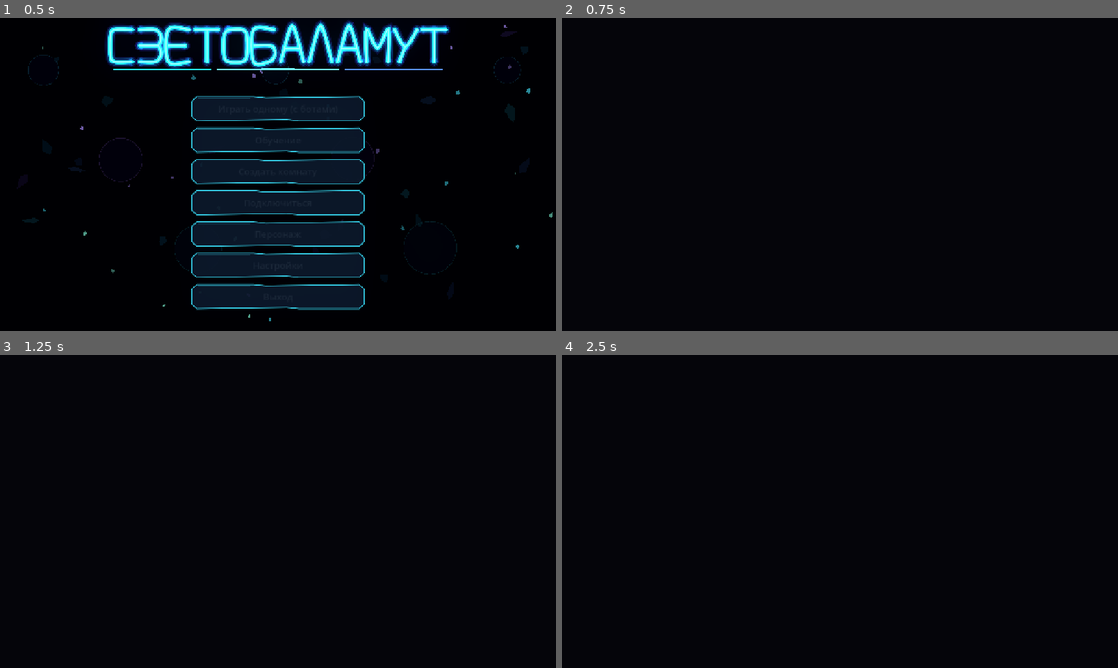
Above: before the commit, frames 1-4 (two rows, left to right).
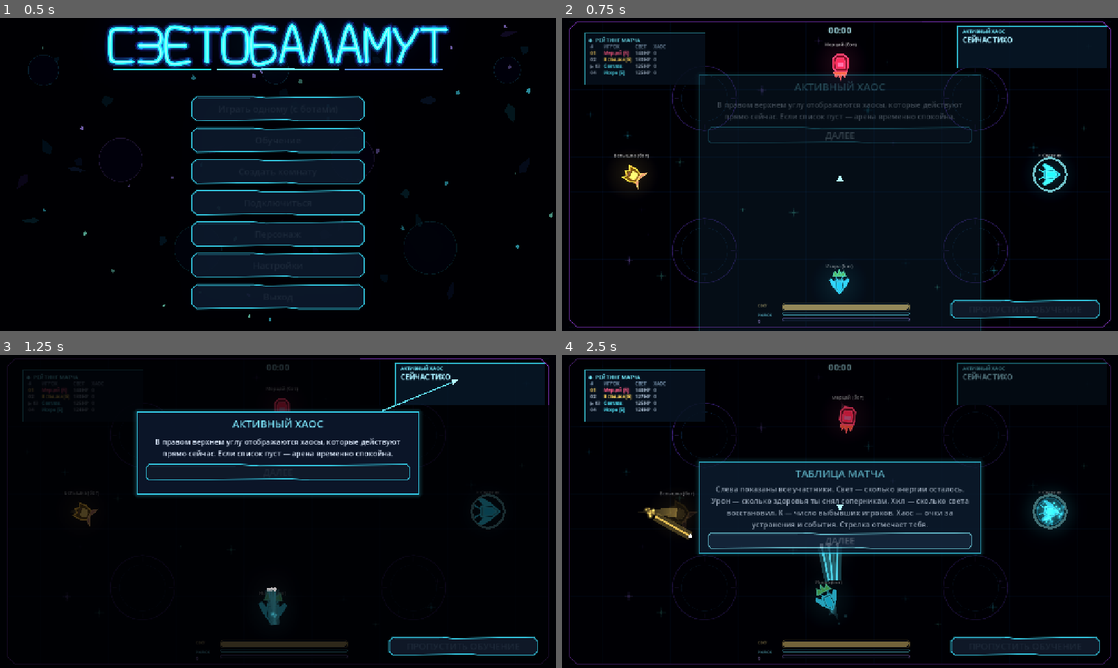
Above: after the commit, the same moments.

Repository: DvoreZZKy/svetobalamut
Game: Godot game, scene res://scenes/menu.tscn
Same seed, same stepped clock (60 frames per second), same inputs: the game is played once before the commit and once after it.
Inputs (mouse positions are in pixels of both pictures, inside the frame that each line leads up to):
- Up to frame 1 (0.5 s): no input
- Up to frame 2 (0.75 s): click "Играть одному (с ботами)" at 0.5 s
- Up to frame 3 (1.25 s): no input
- Up to frame 4 (2.5 s): tap Enter (restart) at 1.25 s; move the mouse to (962, 495) at 1.27 s; hold D (right) 1.28-2 s; tap Q (ability) at 1.35 s; click (962, 495) at 1.42 s; click (840, 473) at 2 s, where only the run after the commit has a clickable "ДАЛЕЕ"

Frame 1 is identical in both runs. In frame 2, 8.5% of the frame differs, in the area x 1-99%, y 1-100%; in frame 3, 18%; in frame 4, 21%, in the area x 1-99%, y 1-99%.
Error before the commit: Parse Error: Value of type "NeonProgressBar" cannot be assigned to a variable of type "ProgressBar". (res://scripts/arena.gd:501)

Commit message:
Fix capsule reload meter type after custom Control conversion

Diff:
--- a/scripts/arena.gd
+++ b/scripts/arena.gd
@@ -128,7 +128,7 @@
 var timer_outline: Line2D
 var ability_bar: NeonProgressBar
 var capsule_ammo_lbl: Label
-var capsule_reload_bar: ProgressBar
+var capsule_reload_bar: NeonProgressBar
 var cursor_layer: CanvasLayer
 var cursor_canvas: Control
 var aim_screen_pos := Vector2.ZERO
